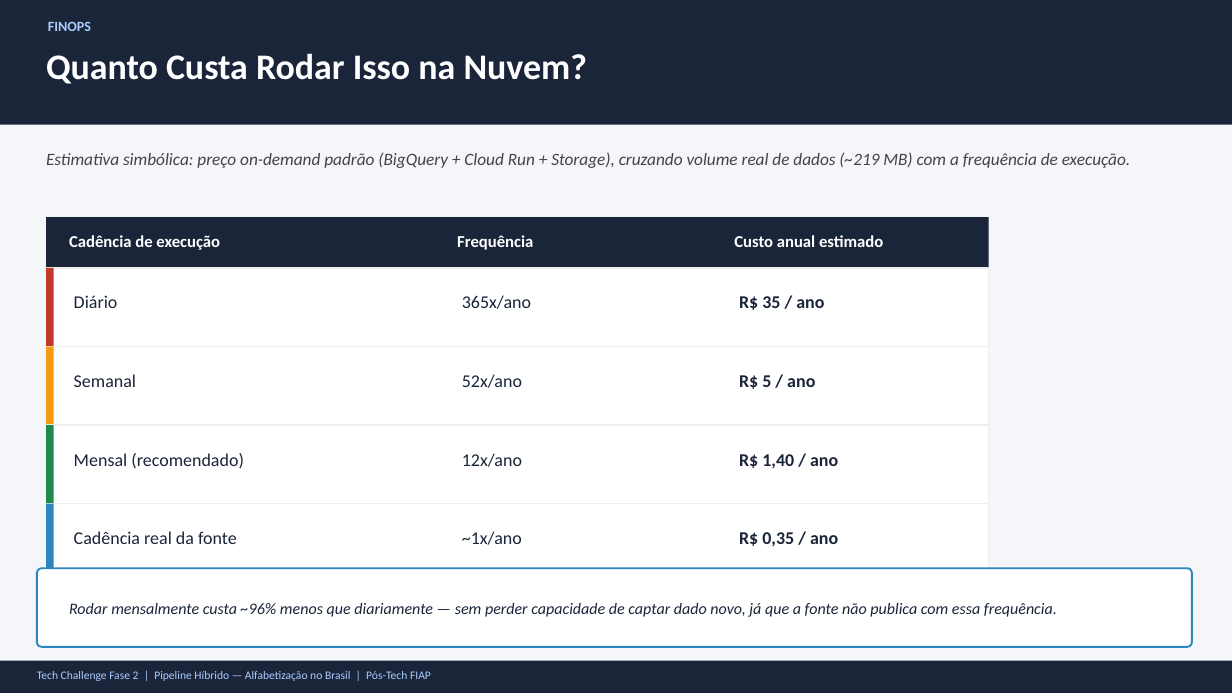
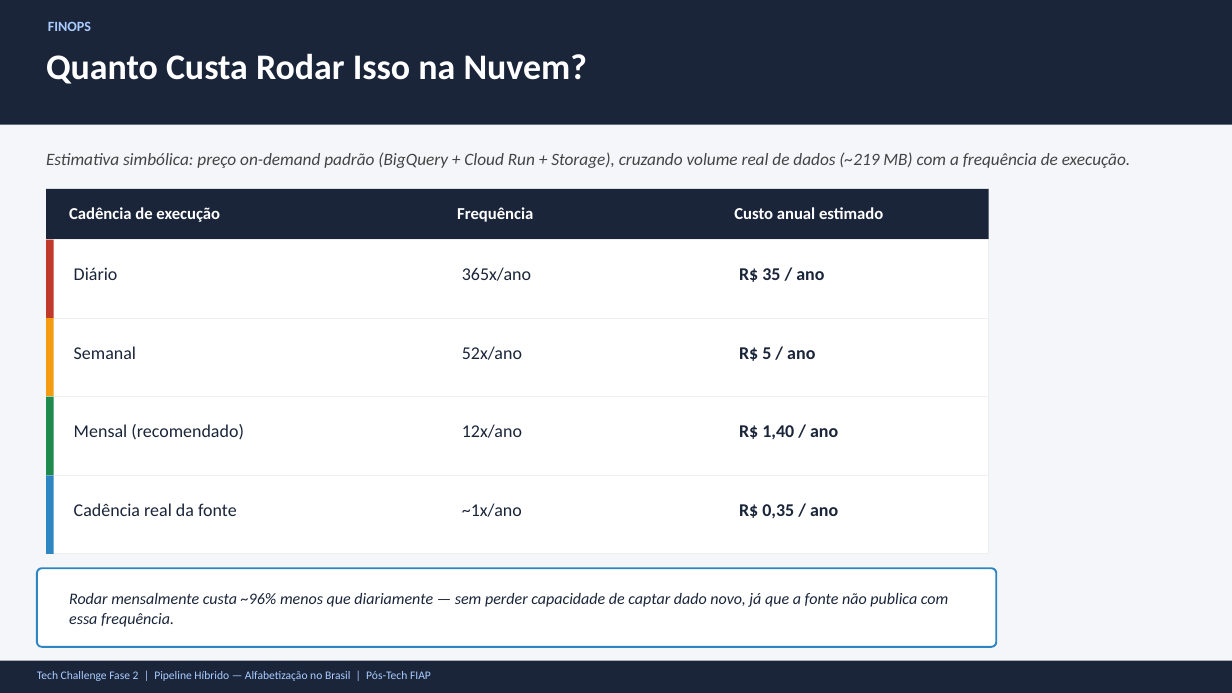
Before and after one commit to Fe-Biaggio/TechChallenge_2, a slide deck: slide 8 of reports/presentation/Alfabetizacao_Apresentacao.pptx. Drawn at 1232x693 pixels with LibreOffice and Linux fonts; fonts in the diff are those of the drawing. Boxes give left, top, right and bottom in pixels: in the first picture for what was removed or moved away, otherwise in the second. Text is boxed around its words. In the diff, an @@ line names an element or a change of style, - is before the commit and + after.

```diff
--- a/reports/presentation/Alfabetizacao_Apresentacao.pptx
+++ b/reports/presentation/Alfabetizacao_Apresentacao.pptx
@@ 15 texts, 9 rectangles: place and size @@
-15 texts, 9 rectangles at [46,217,989,582]
+15 texts, 9 rectangles at [46,189,989,554]
@@ rounded rectangle: place and size @@
-rounded rectangle at [37,568,1192,647]
+rounded rectangle at [37,568,996,647]
@@ text "Rodar mensalmente custa ~96% menos ..." rewrapped from [69,603,1057,617] to [69,593,948,627] @@
```
Also in this commit, not shown: 3 other slides changed, 2 other files.
